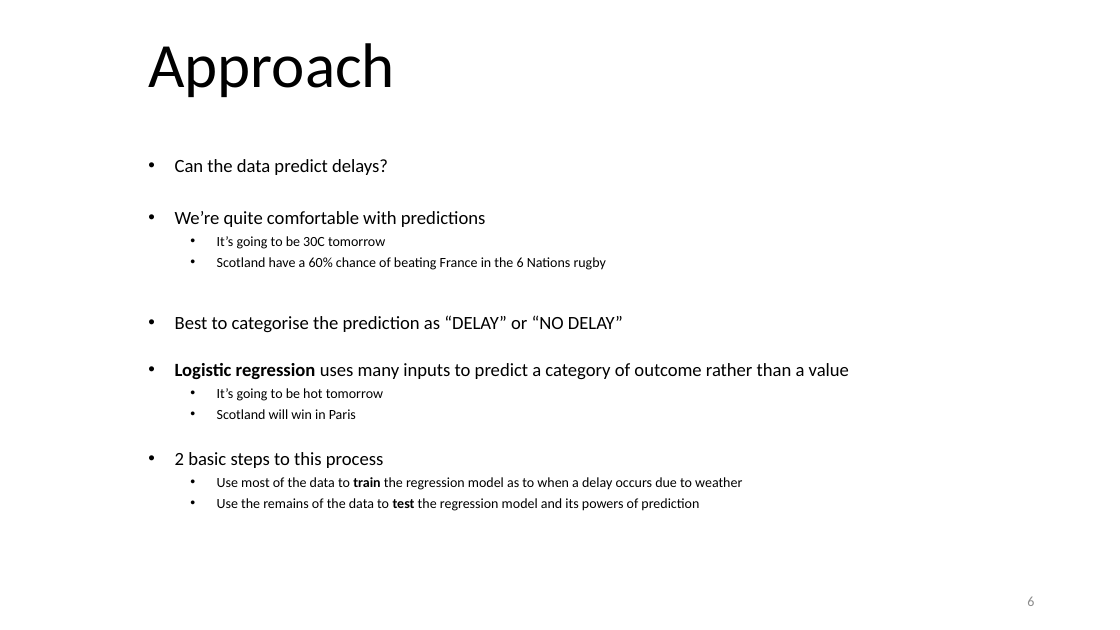
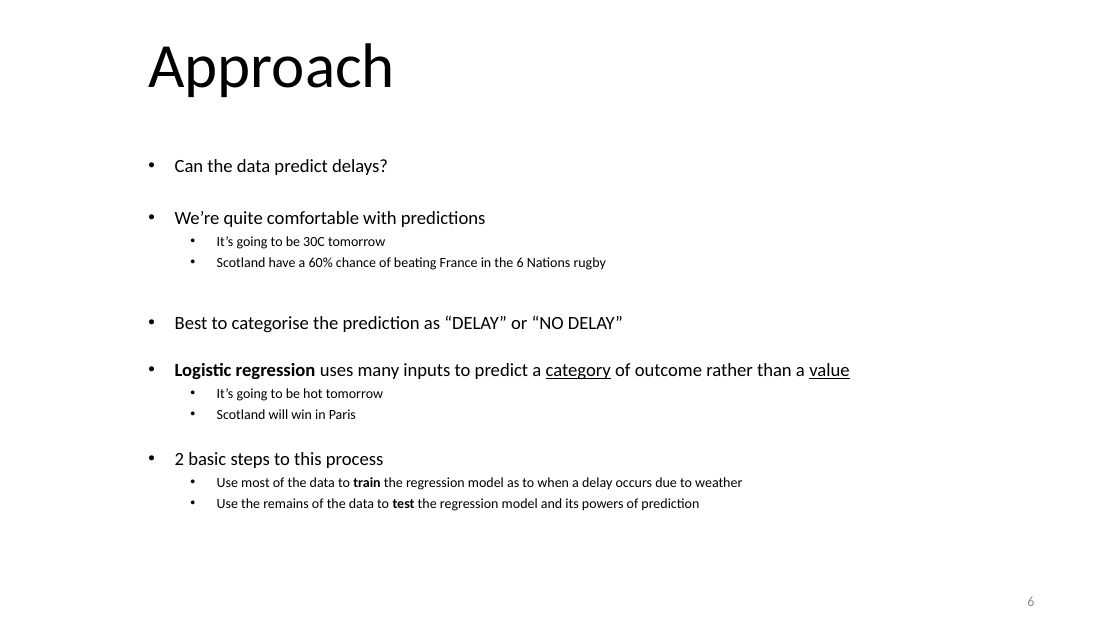
Before and after one commit to malcolmspeight/codeclan_final_project_malcolm_speight, a slide deck: slide 6 of Newark_01a.pptx. Drawn at 1120x630 pixels with LibreOffice and Linux fonts; fonts in the diff are those of the drawing. Boxes give left, top, right and bottom in pixels: in the first picture for what was removed or moved away, otherwise in the second. Text is boxed around its words. In the diff, an @@ line names an element or a change of style, - is before the commit and + after.

```diff
--- a/Newark_01a.pptx
+++ b/Newark_01a.pptx
@@ subtitle at [175, 363, 849, 380]: underline on in "category value" @@
```
Also in this commit, not shown: 2 other slides changed, 6 other files.
